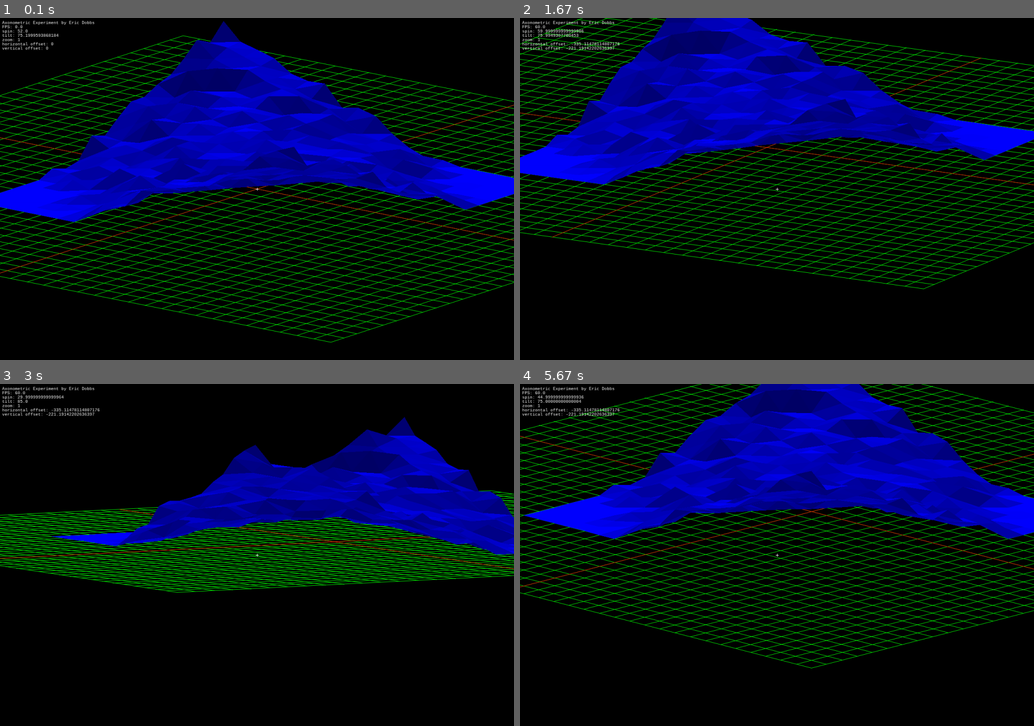
Above: before the commit, frames 1-4 (two rows, left to right).
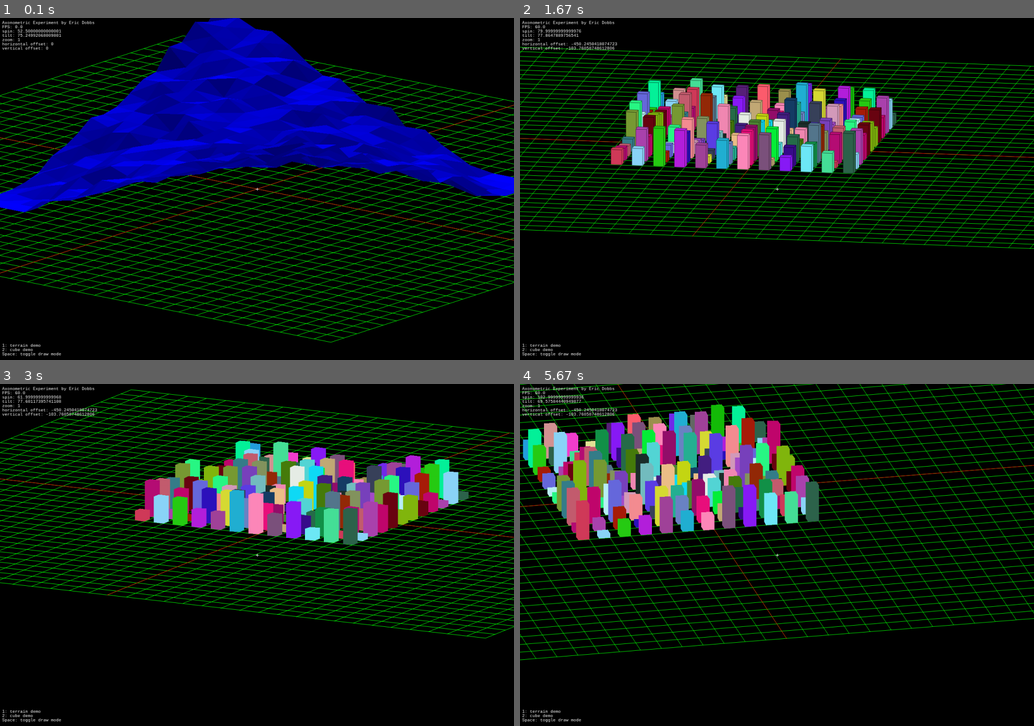
Above: after the commit, the same moments.

Repository: erictdobbs/axonometric
Game: pygame game, started from main.py
Same seed, same stepped clock (60 frames per second), same inputs: the game is played once before the commit and once after it. The source is Python 2; it was converted automatically to run under Python 3.
Inputs (mouse positions are in pixels of both pictures, inside the frame that each line leads up to):
- Up to frame 1 (0.1 s): no input
- Up to frame 2 (1.67 s): tap 1 at 0.33 s; tap 2 at 0.67 s; tap Space at 1 s; press the mouse at (705, 117) at 1.37 s; move the mouse to (699, 96) at 1.47 s; release the mouse at (694, 76) at 1.6 s
- Up to frame 3 (3 s): hold Right 1.67-2.13 s; move the mouse to (328, 479) at 1.7 s; tap Space at 1.73, 2.03, 2.23, 2.57, 2.87 s; tap 1 at 1.82 s; hold Up 2.17-2.47 s; move the mouse to (185, 428) at 2.2 s; tap 2 at 2.32 s; hold Right 2.5-2.97 s; move the mouse to (262, 681) at 2.53 s
- Up to frame 4 (5.67 s): hold Left 3-3.53 s; move the mouse to (926, 479) at 3.03 s; tap Space at 3.07, 3.37, 3.63, 3.97, 4.27, 4.4, 4.8, 5.1, 5.47 s; tap 1 at 3.15, 4.48 s; hold Down 3.57-3.87 s; move the mouse to (730, 445) at 3.6 s; tap 2 at 3.72, 4.88 s; hold Left 3.9-4.3 s; move the mouse to (653, 466) at 3.93 s; hold Up 4.33-4.7 s; move the mouse to (622, 435) at 4.37 s; hold Right 4.73-5.37 s; move the mouse to (766, 596) at 4.77 s; hold Down from 5.4 s (still down); move the mouse to (725, 572) at 5.43 s

The runs differ from the first frame. In frame 1, 21% of the frame differs, in the area x 0-100%, y 0-99%; in frame 2, 42%; in frame 3, 36%; in frame 4, 46%.

Commit message:
Demo switch, draw styles
Added ability to change between demo modes with num keys and option to
change between wireframe and shading with spacebar.

Diff:
--- a/axon.py
+++ b/axon.py
@@ -4,29 +4,29 @@
 import pygame3d as p3d
 import pygame3dGlobals as ag
 
-def drawCubeList(cubes):
+def drawCubeList(cubes, style="filledwire"):
     # drawCubes orders the provided list of cubes such that they're drawn back to front
     if ag.spin >= radians(0) and ag.spin < radians(90): cubes.sort(key=lambda i: -i[0][0]-i[0][1])
     elif ag.spin >= radians(90) and ag.spin < radians(180): cubes.sort(key=lambda i: -i[0][0]+i[0][1])
     elif ag.spin >= radians(180) and ag.spin < radians(270): cubes.sort(key=lambda i: i[0][0]+i[0][1])
     elif ag.spin >= radians(270) and ag.spin < radians(360): cubes.sort(key=lambda i: i[0][0]-i[0][1])
     for cube in cubes:
-        drawCube(cube[0], cube[1], cube[2])
+        drawCube(cube[0], cube[1], cube[2], style)
 
-def drawCube((x1,y1,z1),(x2,y2,z2),color=ag.LINECOLOR):
+def drawCube((x1,y1,z1),(x2,y2,z2),color=ag.LINECOLOR, style="filledwire"):
     # drawCube takes two opposite corners of a cube and a color and
     # draws two front faces (based on rotation), then the top face
     if ag.spin < radians(90) or ag.spin > radians(270):
-        p3d.gridDrawPolygon([(x1,y1,z1),(x1,y1,z2),(x2,y1,z2),(x2,y1,z1)],color)
+        p3d.gridDrawPolygon([(x1,y1,z1),(x1,y1,z2),(x2,y1,z2),(x2,y1,z1)],color,style)
     if ag.spin > radians(90) and ag.spin < radians(270):
-        p3d.gridDrawPolygon([(x1,y2,z1),(x1,y2,z2),(x2,y2,z2),(x2,y2,z1)],color)
+        p3d.gridDrawPolygon([(x1,y2,z1),(x1,y2,z2),(x2,y2,z2),(x2,y2,z1)],color,style)
     if ag.spin < radians(180):
-        p3d.gridDrawPolygon([(x1,y1,z1),(x1,y1,z2),(x1,y2,z2),(x1,y2,z1)],color)
+        p3d.gridDrawPolygon([(x1,y1,z1),(x1,y1,z2),(x1,y2,z2),(x1,y2,z1)],color,style)
     if ag.spin > radians(180):
-        p3d.gridDrawPolygon([(x2,y1,z1),(x2,y1,z2),(x2,y2,z2),(x2,y2,z1)],color)
-    p3d.gridDrawPolygon([(x1,y1,z2),(x2,y1,z2),(x2,y2,z2),(x1,y2,z2)],color)
+        p3d.gridDrawPolygon([(x2,y1,z1),(x2,y1,z2),(x2,y2,z2),(x2,y2,z1)],color,style)
+    p3d.gridDrawPolygon([(x1,y1,z2),(x2,y1,z2),(x2,y2,z2),(x1,y2,z2)],color,style)
 
-def genSampleCubes(size):
+def genSampleCubes(size=5):
     def randomColor(randSeed="none"):
         if randSeed=="none": random.seed()
         else:random.seed(randSeed)
@@ -52,22 +52,23 @@
             terrainShades[face2] = p3d.shadedPlaneColor( p3d.planeNormal(face2), color )
     return terrainFaces, terrainShades
 
-def drawTerrain(terrainFaces, terrainShades):
+def drawTerrain(terrainFaces, terrainShades, style="flat"):
     if ag.spin >= radians(0) and ag.spin < radians(90): terrainFaces.sort(key=lambda i: -i[0][0]-i[0][1]-.5*i[1][0])
     elif ag.spin >= radians(90) and ag.spin < radians(135): terrainFaces.sort(key=lambda i: i[0][1]-i[0][0]-.5*i[1][0])
     elif ag.spin >= radians(135) and ag.spin < radians(180): terrainFaces.sort(key=lambda i: i[0][1]-i[0][0]+.5*i[1][0])
     elif ag.spin >= radians(180) and ag.spin < radians(270): terrainFaces.sort(key=lambda i: i[0][0]+i[0][1]+.5*i[1][0])
     elif ag.spin >= radians(270) and ag.spin < radians(315): terrainFaces.sort(key=lambda i: i[0][0]-i[0][1]+.5*i[1][0])
     elif ag.spin >= radians(315) and ag.spin < radians(360): terrainFaces.sort(key=lambda i: i[0][0]-i[0][1]-.5*i[1][0])
-    for face in terrainFaces: p3d.gridDrawPolygon(face, terrainShades[face])
+    for face in terrainFaces: p3d.gridDrawPolygon(face, terrainShades[face], style)
 
 def genSampleTerrain(size, scale=50):
     array = []
+    randomshift = random.randint(-scale,scale)
     for ii in range(size):
         array.append([])
         for jj in range(size):
             height = random.randint(50,90)
-            height +=  2*(size/2 - ii)*(size/2 - jj)
+            height +=  2*(size/2 - ii)*(size/2 - jj) + randomshift
             if height < 0: height = 0
             array[ii].append( ((ii-size/2)*scale, (jj-size/2)*scale, height) )
     return array
--- a/main.py
+++ b/main.py
@@ -6,13 +6,22 @@
 import pygame3dGlobals as ag
 import axon as ax
 
-#sampleCubes = genSampleCubes(5)
-
+sampleCubes = ax.genSampleCubes(10)
 sampleTerrain = ax.genSampleTerrain(20,50)
 terrainFaces, terrainShades = ax.prepareTerrain(sampleTerrain)
 
-
-demoMode = True
+#######################################
+rotatemode = 1
+demoMode = 1
+drawStyle = 0
+# demoModes:  1 = terrain
+#             2 = boxes
+# drawStyles: 0 = shaded
+#             1 = shaded + wireframe
+#             2 = wireframe
+drawStyles = ["flat", "filledwire", "wire"]
+#######################################
+
 
 done = False
 clock = time.Clock()
@@ -42,18 +51,19 @@
         p3d.gridDrawLine((-gridSize * numGridLines, jj * gridSize,0), (numGridLines * gridSize, jj * gridSize,0))
     p3d.gridDrawLine((0, -gridSize * numGridLines,0), (0, numGridLines * gridSize,0), ag.RED)
     p3d.gridDrawLine((-gridSize * numGridLines, 0,0), (numGridLines * gridSize, 0,0), ag.RED)
-
-    ##########################################################################
-
-    #drawCubeList(sampleCubes)
-    ax.drawTerrain(terrainFaces, terrainShades)
-
     ##########################################################################
 
     # Draw white crosshairs
     p3d.screenDrawLine((ag.screenwidth/2-3,ag.screenheight/2),(ag.screenwidth/2+3,ag.screenheight/2),color=ag.WHITE)
     p3d.screenDrawLine((ag.screenwidth/2,ag.screenheight/2-3),(ag.screenwidth/2,ag.screenheight/2+3),color=ag.WHITE)
-
+    if demoMode > 0:
+        if rotatemode == 1:
+            ag.spin += radians(0.5)
+            ag.tilt = 0.1*sin( (ag.spin-radians(50)) ) + radians(75)
+        if demoMode == 1:
+            ax.drawTerrain(terrainFaces, terrainShades, drawStyles[drawStyle])
+        elif demoMode == 2:
+            ax.drawCubeList(sampleCubes, drawStyles[drawStyle])
     p3d.screenDrawStrings( ("Axonometric Experiment by Eric Dobbs",
                             "FPS: " + str(round(clock.get_fps(),1)),
                             "spin: "+ str(degrees(ag.spin)),
@@ -62,9 +72,11 @@
                             "horizontal offset: " + str(ag.horoff),
                             "vertical offset: " + str(ag.veroff)
                             ) )
-    if demoMode == True:
-        ag.spin += radians(0.5)
-        ag.tilt = 0.1*sin( (ag.spin-radians(50)) ) + radians(75)
+    p3d.screenDrawStrings( (" ",
+                            "Space: toggle draw mode",
+                            "2: cube demo",
+                            "1: terrain demo"
+                            ), "bottomleft" )
     if spinTimer != 0:
         sign = spinTimer/abs(spinTimer)
         ag.spin += sign*radians(spinDegrees[sign*spinTimer])
@@ -109,7 +121,7 @@
                 dragStartX = mousescreenX
                 dragStartY = mousescreenY
         if myevent.type == MOUSEBUTTONDOWN and sum(heldMouseButtons) == 0:
-            demoMode = False
+            rotatemode = 0
             heldMouseButtons[myevent.button] = True
             if myevent.button == 4 and zoomTimer == 0: zoomTimer = 1
             if myevent.button == 5 and zoomTimer == 0: zoomTimer = -1
@@ -120,7 +132,7 @@
             heldMouseButtons[myevent.button] = False
 
         if myevent.type == KEYDOWN:
-            demoMode = False
+            rotatemode = 0
             shiftHeld = key.get_mods() & KMOD_SHIFT
             if myevent.key == K_q:
                 done=True
@@ -163,7 +175,17 @@
                 ag.horoff -= multiplier* sin(ag.spin)/cos(ag.tilt)
 
             if myevent.key == K_SPACE:
-                print ag.tilt, ag.spin
+                drawStyle += 1
+                if drawStyle >= len(drawStyles): drawStyle = 0
+            if myevent.key == K_1:
+                demoMode = 1
+                sampleTerrain = ax.genSampleTerrain(20,50)
+                terrainFaces, terrainShades = ax.prepareTerrain(sampleTerrain)
+                rotatemode = 1
+            if myevent.key == K_2:
+                demoMode = 2
+                sampleCubes = ax.genSampleCubes(10)
+                rotatemode = 1
     ag.checkBounds()
     ag.display.flip()
 
--- a/pygame3d.py
+++ b/pygame3d.py
@@ -27,19 +27,21 @@
     #   coordinate system
     draw.aaline(ag.screen,color,(x1,y1),(x2,y2))
 
-def screenDrawPolygon(pointList,color=ag.LINECOLOR):
+def screenDrawPolygon(pointList,color=ag.LINECOLOR,style="flat"):
     # Draws a polygon to the coordinates based on the screen's
     #   coordinate system
     darkercolor = [color[0]/2, color[1]/2, color[2]/2]
     lightercolor = [(color[0]+255)/2, (color[1]+255)/2, (color[2]+255)/2]
-    draw.polygon(ag.screen,color,pointList)
+    if style != "wire": draw.polygon(ag.screen,color,pointList)
+    if style != "flat": draw.aalines(ag.screen,darkercolor,True,pointList)
 
-def screenDrawStrings(stringList, color=ag.WHITE):
+def screenDrawStrings(stringList, alignment="topleft", color=ag.WHITE):
     myfont = font.SysFont("Courier", 10)
     lineCounter = 0
     for string in stringList:
         label = myfont.render(string, 1, color)
-        ag.screen.blit(label,(5, 5 + 10*lineCounter) )
+        if alignment=="topleft": ag.screen.blit(label,(5, 5 + 10*lineCounter) )
+        elif alignment=="bottomleft": ag.screen.blit(label,(5, ag.screenheight - 10*lineCounter - 10) )
         lineCounter += 1
 
 gridScreenCoords = {}
@@ -77,7 +79,7 @@
     point2 = gridToScreen(((x2-ag.horoff)*ag.zoom, (y2-ag.veroff)*ag.zoom, z2*ag.zoom))
     screenDrawLine(point1, point2, color)
 
-def gridDrawPolygon(pointList, color=ag.LINECOLOR):
+def gridDrawPolygon(pointList, color=ag.LINECOLOR, style="flat"):
     # Draws a polygon to the coordinates based on the in-game
     #   grid's coordinate system. Takes the tilt, spin, and
     #   zoom and pan into account automatically
@@ -85,4 +87,4 @@
     newPoints = []
     for point in pointList:
         newPoints.append(gridToScreen(((point[0]-ag.horoff)*ag.zoom, (point[1]-ag.veroff)*ag.zoom, point[2]*ag.zoom)))
-    screenDrawPolygon(newPoints, color)
+    screenDrawPolygon(newPoints, color, style)
